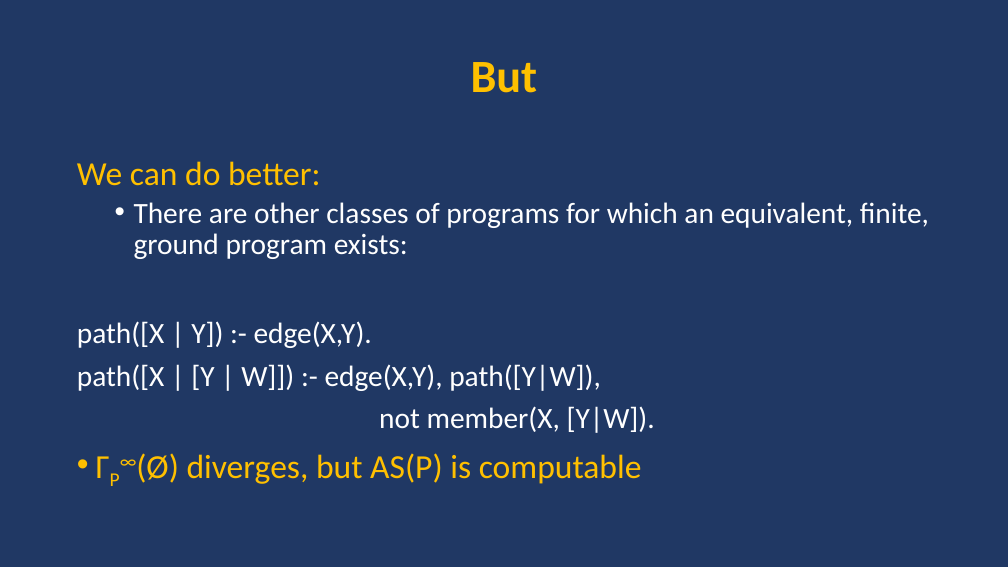
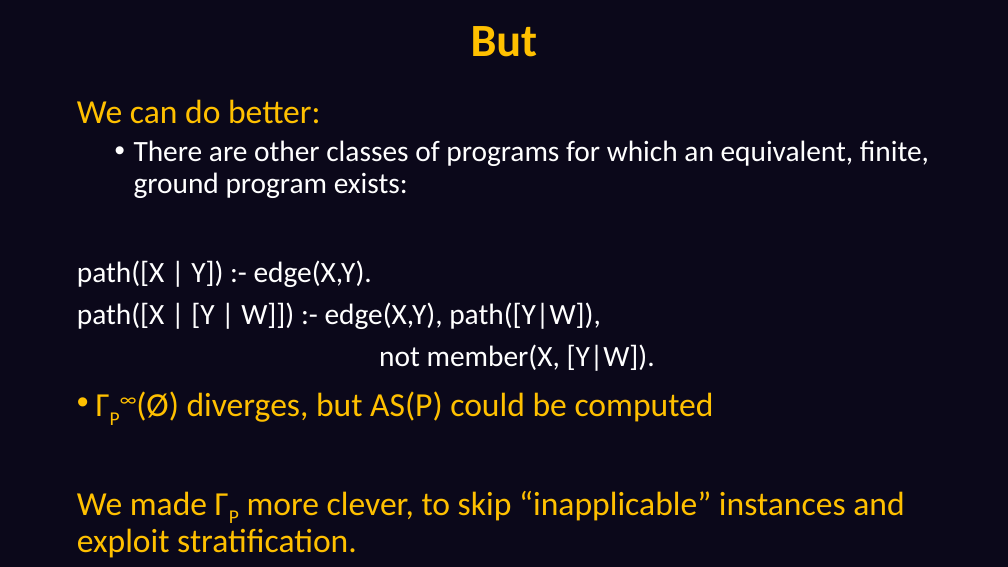
Before and after one commit to DeMaCS-UNICAL/functions_presentation_2018, a slide deck: slide 11 of presentation.pptx (slide 8 before the commit). Drawn at 1008x567 pixels with LibreOffice and Linux fonts; fonts in the diff are those of the drawing. Boxes give left, top, right and bottom in pixels: in the first picture for what was removed or moved away, otherwise in the second. Text is boxed around its words. In the diff, an @@ line names an element or a change of style, - is before the commit and + after.

```diff
--- a/presentation.pptx
+++ b/presentation.pptx
@@ background #203864 to #0B081A @@
@@ title "But": place and size @@
-title "But" at [471,62,538,93]
+title "But" at [471,26,538,57]
@@ text "We can do better:": place and size @@
-text "We can do better:" at [77,161,929,484]
+text "We can do better:" at [77,99,929,558]
@@ text at [77,391,904,558]: text changed @@
-• ΓP∞(Ø) diverges, but AS(P) is computable
+• ΓP∞(Ø) diverges, but AS(P) could be computed
+We made ΓP more clever, to skip “inapplicable” instances and exploit stratification.
```
Also in this commit, not shown: 26 other slides changed, 25 slides added, 22 slides removed.
